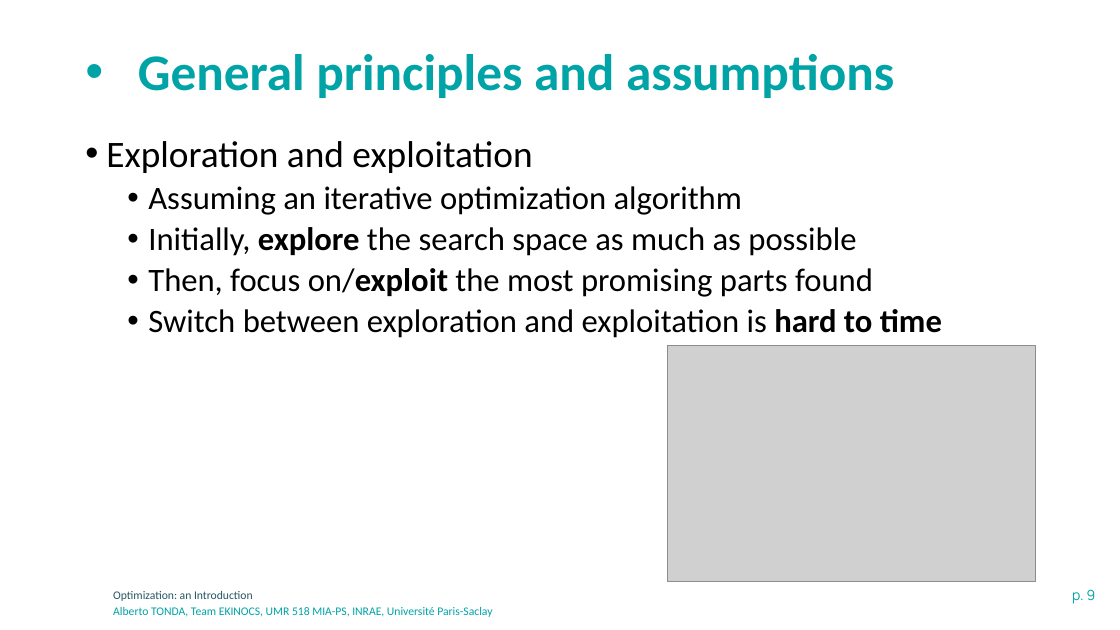
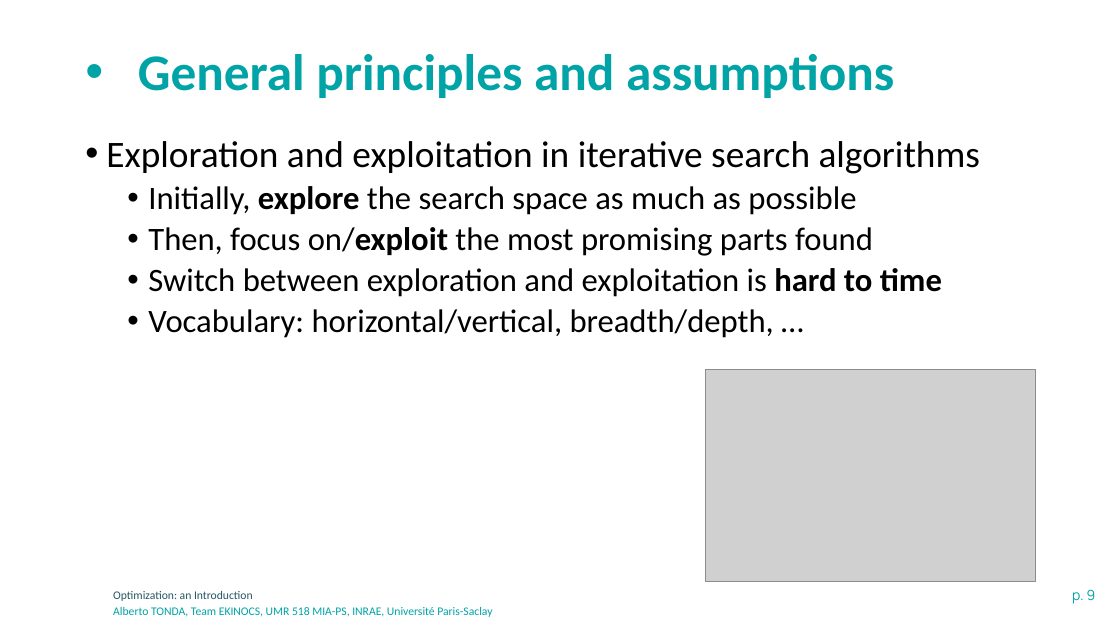
Before and after one commit to albertotonda/teaching, a slide deck: slide 9 of optimization-methods-for-artificial-intelligence/optimization-introduction.pptx. Drawn at 1120x630 pixels with LibreOffice and Linux fonts; fonts in the diff are those of the drawing; grey boxes stand for pictures; background and template pictures are left out. Boxes give left, top, right and bottom in pixels: in the first picture for what was removed or moved away, otherwise in the second. Text is boxed around its words. In the diff, an @@ line names an element or a change of style, - is before the commit and + after.

Commit message:
Added new slides for optimization of structures

```diff
--- a/optimization-methods-for-artificial-intelligence/optimization-introduction.pptx
+++ b/optimization-methods-for-artificial-intelligence/optimization-introduction.pptx
@@ text at (106,141,980,174): text changed; size 28 to 32 pt @@
-• Exploration and exploitation
-  • Assuming an iterative optimization algorithm
+• Exploration and exploitation in iterative search algorithms
@@ text at (148,309,774,338): paragraph added @@
+  • Vocabulary: horizontal/vertical, breadth/depth, …
@@ picture: place and size @@
-picture at (668,345,1036,581)
+picture at (706,370,1036,581)
```
Also in this commit, not shown: 6 other files.
